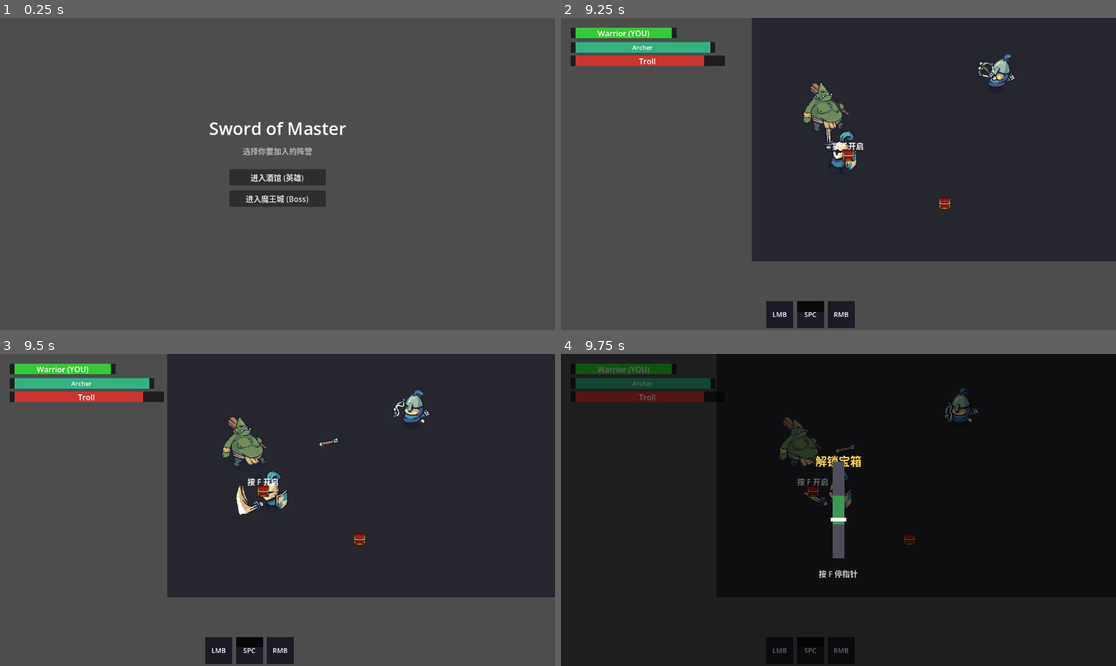
Above: before the commit, frames 1-4 (two rows, left to right).
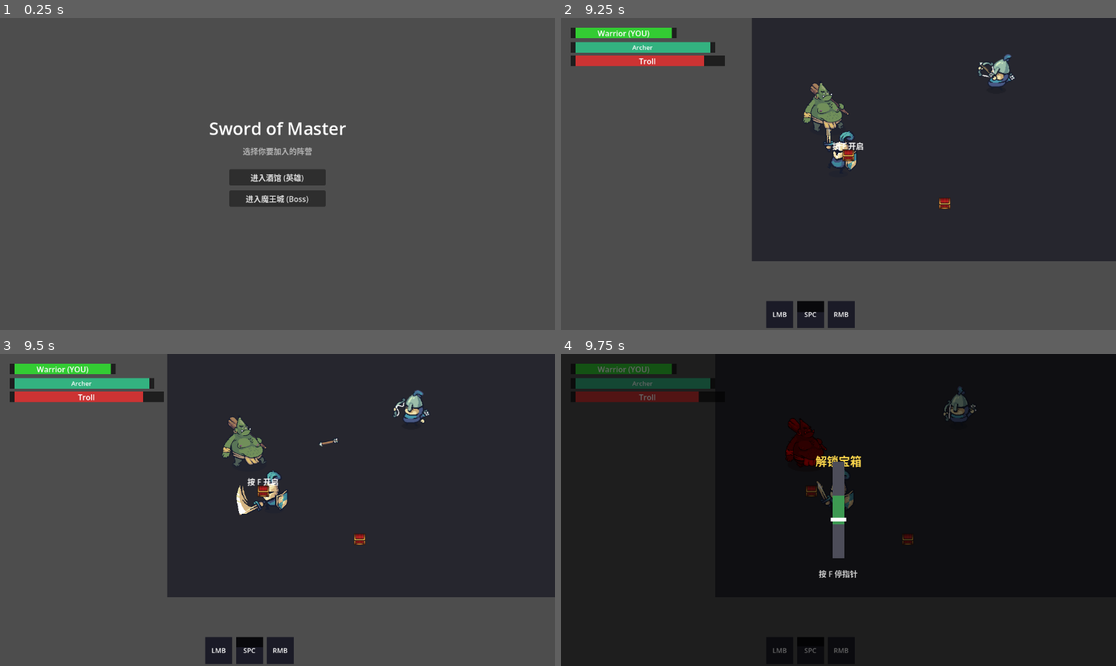
Above: after the commit, the same moments.

Repository: dejectedraven/sword-of-master
Game: Godot game, scene res://scenes/main/title_screen.tscn
Two runs of this game, one before a commit and one after it. Both use one fixed random seed, a clock stepped at 60 frames per second and the inputs below.
Inputs (mouse positions are in pixels of both pictures, inside the frame that each line leads up to):
- Up to frame 1 (0.25 s): no input
- Up to frame 2 (9.25 s): click "进入酒馆 (英雄)" at 0.5 s; click "<" at 1.25 s; click ">" at 2 s; click "选择" at 2.75 s; tap Enter at 3.5 s; move the mouse to (960, 158) at 3.52 s; hold D (right) 3.53-4.28 s; tap F every 0.75 s from 3.6 to 8.85 s; click (960, 158) at 3.67 s; tap Space at 3.77, 4.52, 6.02, 6.77, 7.52, 9.02 s; move the mouse to (727, 189) at 4.27 s; hold S (down) 4.28-5.03 s; move the mouse to (894, 105) at 5.02 s; hold D (right) 5.03-5.78 s; move the mouse to (810, 236) at 5.77 s; hold W (up) 5.78-6.53 s; click (810, 236) at 5.92 s; move the mouse to (1005, 220) at 6.52 s; hold A (left) 6.53-8.03 s; move the mouse to (672, 127) at 7.27 s; move the mouse to (866, 174) at 8.02 s; hold S (down) 8.03-8.78 s; click (866, 174) at 8.17 s; move the mouse to (755, 96) at 8.77 s; hold D (right) from 8.78 s (still down)
- Up to frame 3 (9.5 s): keep holding D (right)
- Up to frame 4 (9.75 s): move the mouse to (960, 494) at 9.52 s; release D (right) at 9.53 s; hold W (up) from 9.53 s (still down); tap F at 9.6 s

Frames 1-3 are identical in both runs. In frame 4, 1.2% of the frame differs, in the area x 24-76%, y 10-62%.

Commit message:
remove world pause during chest minigame

Diff:
--- a/scripts/objects/chest.gd
+++ b/scripts/objects/chest.gd
@@ -34,7 +34,6 @@
 
 func _start_minigame():
 	_state = ChestState.MINIGAME
-	get_tree().paused = true
 	var mg = preload("res://scripts/ui/chest_minigame.gd").new()
 	mg.chest_ref = self
 	if _player_entity and _player_entity.has_method("_cv"):
@@ -42,7 +41,6 @@
 	get_tree().current_scene.add_child(mg)
 
 func on_minigame_done(success: bool):
-	get_tree().paused = false
 	_state = ChestState.OPENING
 	sprite.frame = 1
 	await get_tree().create_timer(0.25).timeout
--- a/scripts/ui/chest_minigame.gd
+++ b/scripts/ui/chest_minigame.gd
@@ -21,7 +21,6 @@
 var _result: Label
 
 func _ready():
-	process_mode = PROCESS_MODE_WHEN_PAUSED
 	var vs = get_viewport().get_visible_rect().size
 	_bg = ColorRect.new()
 	_bg.color = Color(0, 0, 0, 0.6)
